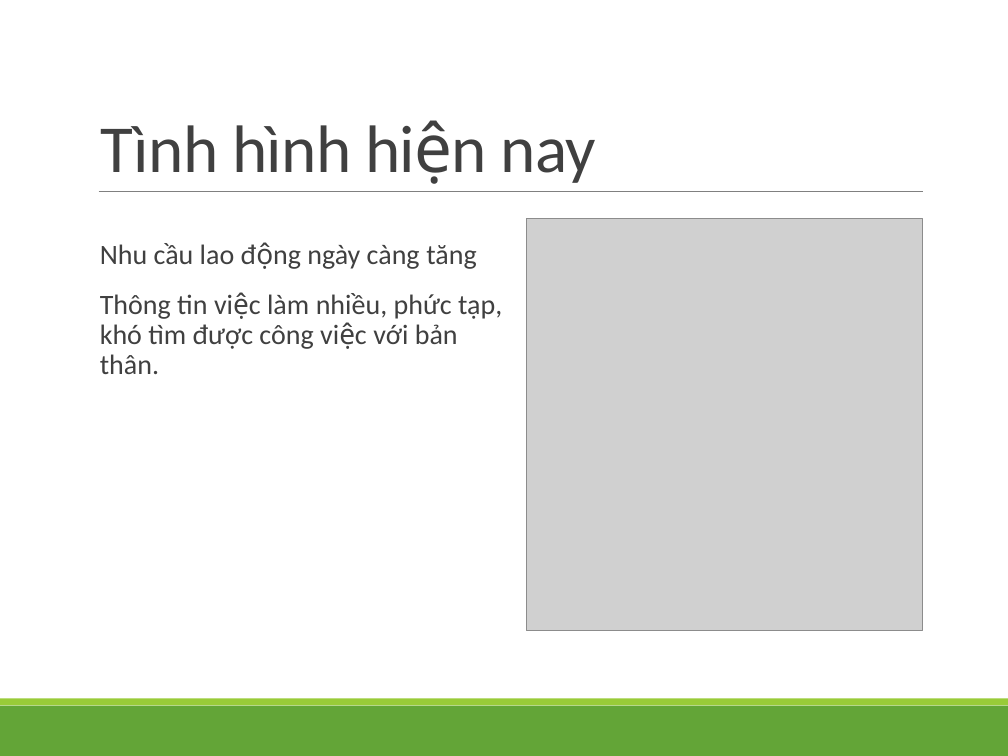
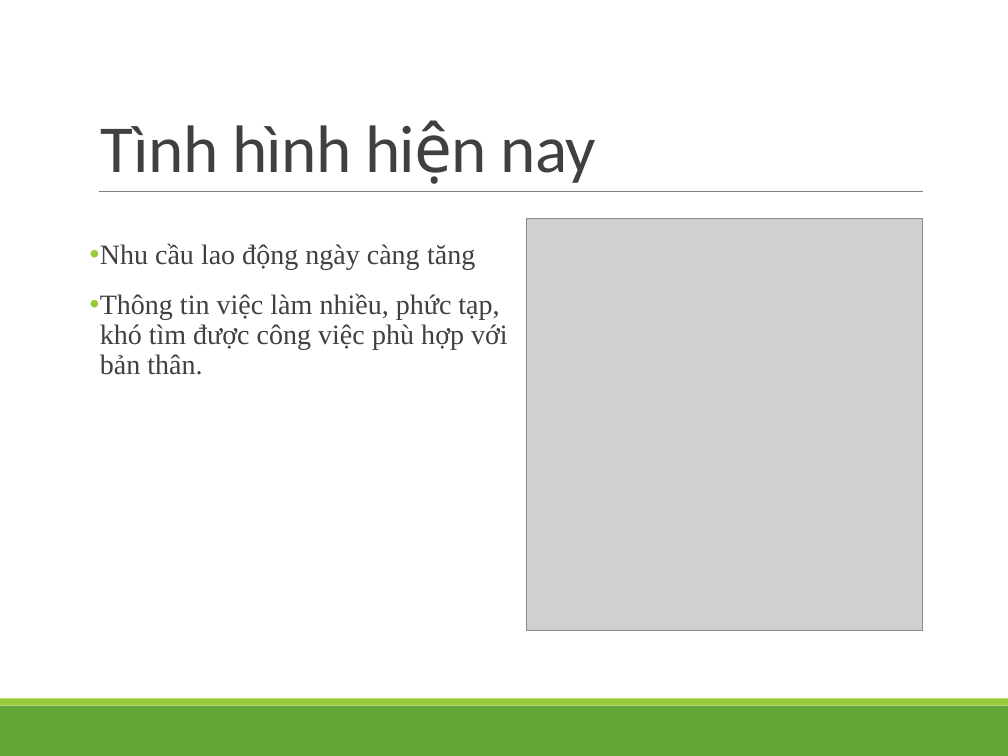
Before and after one commit to luanft/web-feedback-system, a slide deck: slide 3 of Document/slide/Job-rec-slide.pptx. Drawn at 1008x756 pixels with LibreOffice and Linux fonts; fonts in the diff are those of the drawing; grey boxes stand for pictures; background and template pictures are left out. Boxes give left, top, right and bottom in pixels: in the first picture for what was removed or moved away, otherwise in the second. Text is boxed around its words. In the diff, an @@ line names an element or a change of style, - is before the commit and + after.

```diff
--- a/Document/slide/Job-rec-slide.pptx
+++ b/Document/slide/Job-rec-slide.pptx
@@ text at (100,243,475,269): font Calibri to Times New Roman in "Nhu cầu lao động ngày càng tăng"; bullet   to • @@
@@ text at (100,293,508,375): text changed; font Calibri to Times New Roman @@
-  Thông tin việc làm nhiều, phức tạp, khó tìm được công việc với bản thân.
+• Thông tin việc làm nhiều, phức tạp, khó tìm được công việc phù hợp với bản thân.
```
Also in this commit, not shown: 11 other slides changed, 1 other file.
